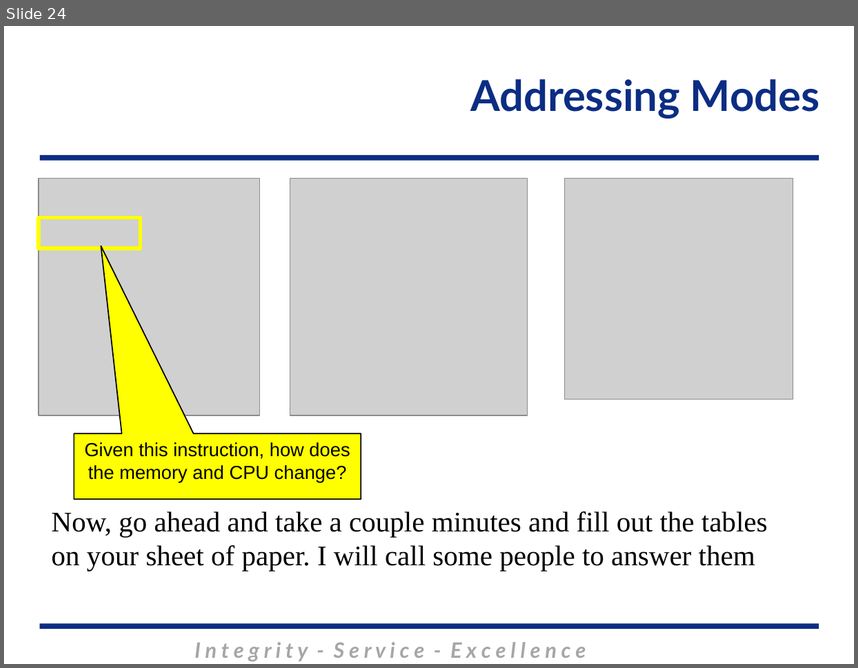
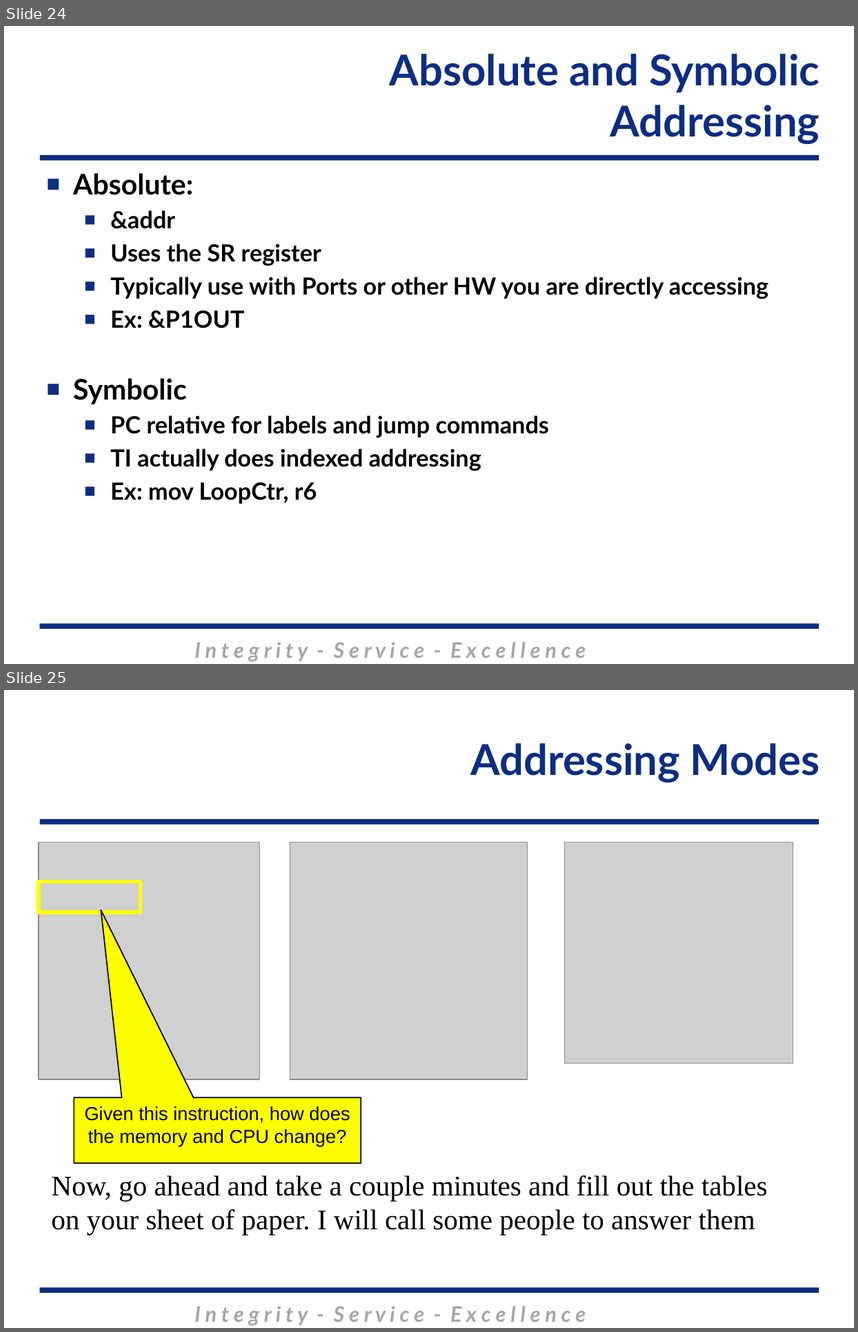
Before and after one commit to MarsUniversity/ECE382, a slide deck: source/lessons/lsn3-4-5/Lsn3-4-5.pptx. Shown one above the other, each under a label of ours: slide 24 before the commit, slides 24 and 25 after it. The pictures are 858x668 and 858x1332 pixels, drawn with LibreOffice and Linux fonts; fonts in the diff are those of the drawing; grey boxes stand for pictures; background and template pictures are left out. Boxes give left, top, right and bottom in pixels: in the first picture for what was removed or moved away, otherwise in the second. Text is boxed around its words. In the diff, an @@ line names an element or a change of style, - is before the commit and + after.

```diff
--- a/source/lessons/lsn3-4-5/Lsn3-4-5.pptx
+++ b/source/lessons/lsn3-4-5/Lsn3-4-5.pptx
@@ slide 24 added at [4,26,854,664], background #FFFFFF; not listed: 3 template elements that a slide beside it also shows @@
@@ title added at [390,54,820,144], 36 pt, text #0C2D83, bold @@
+Absolute and Symbolic Addressing
@@ text added at [73,173,769,503], 20 pt, text #000000, bold @@
+■ Absolute:
+  ■ &addr
+  ■ Uses the SR register
+  ■ Typically use with Ports or other HW you are directly accessing
+  ■ Ex: &P1OUT
+■ Symbolic
+  ■ PC relative for labels and jump commands
+  ■ TI actually does indexed addressing
+  ■ Ex: mov LoopCtr, r6
@@ what was slide 24 is now slide 25 @@
```
Also in this commit, not shown: 4 slides changed.
